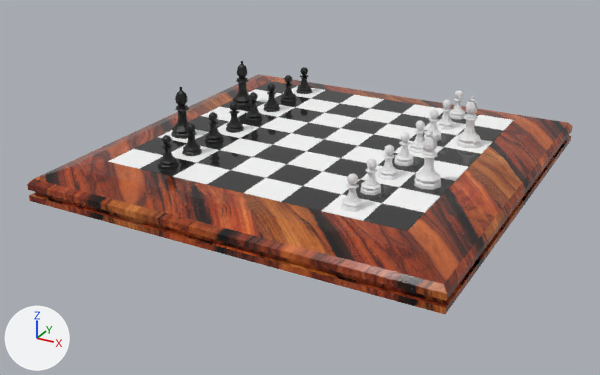
One commit to the Blender file Chess Set/Models/ChessScene.blend: the scene before it, then after it.
Before and after are seen from a 50 mm camera at (0.57, -1.116, 0.465) aimed at (-0.016, -0.05, -0.068). Every picture has the same lights, and +X, +Y and +Z are marked at lower left.

Objects in the first picture: 'Bishop', 'Bishop.001', 'Bishop.002', 'Bishop.003', 'Chess Board'.
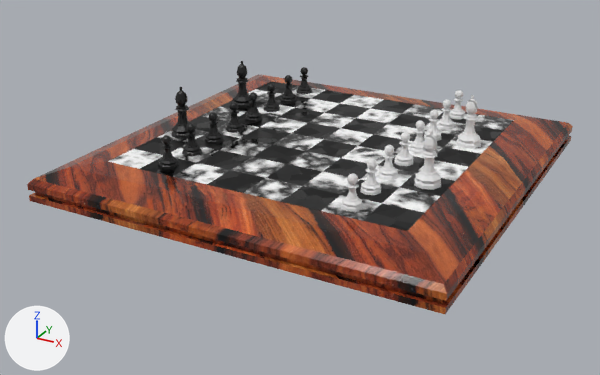
Pixel boxes (x1, y1, x2, y2) of what changed, in the pictures (600 x 375 px):
'Chess Board', surface changed: (106, 79, 516, 233) in both

What changed in the scene script:
```text
Change mat_white_squares:
    remove # nodes: BsdfPrincipled, OutputMaterial
    remove # colours: white #ffffff
    nodes: BsdfPrincipled, OutputMaterial, TexCoord, TexWave
Change mat_black_squares:
    add n2 = _N.new('ShaderNodeTexCoord'); n2.name = 'Texture Coordinate'
    add n3 = _N.new('ShaderNodeTexVoronoi'); n3.name = 'Voronoi Texture'
    add n3.inputs[2].default_value = 33.0  # 'Scale'
    where n1 = _N.new('ShaderNodeBsdfPrincipled'); n1.name = 'Principled BSDF'
    remove n1.inputs[2].default_value = 0.0  # 'Roughness'
    n1.inputs[0].default_value: (0.0234, 0.0234, 0.0234, 1.0) -> (0.0, 0.0, 0.0, 1.0)  # 'Base Color', black #2a2a2a -> 'Base Color', black #000000
    add _L.new(n2.outputs[3], n3.inputs[0])  # 'Object' to 'Vector'
    add _L.new(n3.outputs[1], n1.inputs[2])  # 'Color' to 'Roughness'
```
